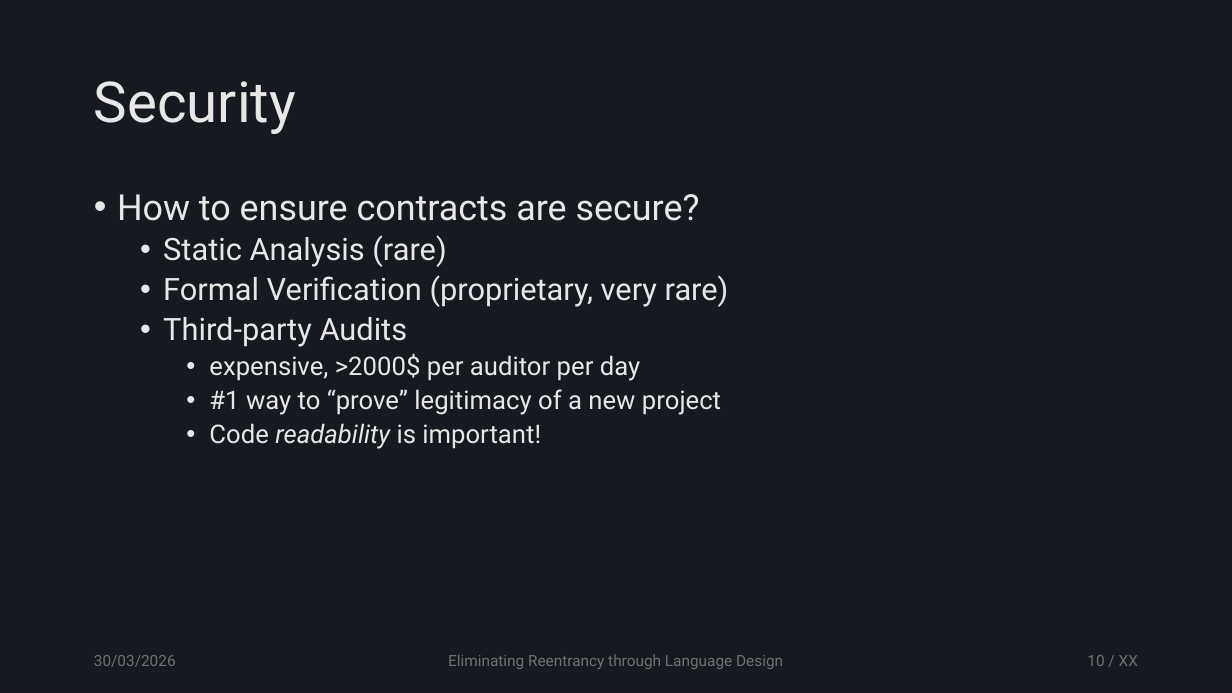
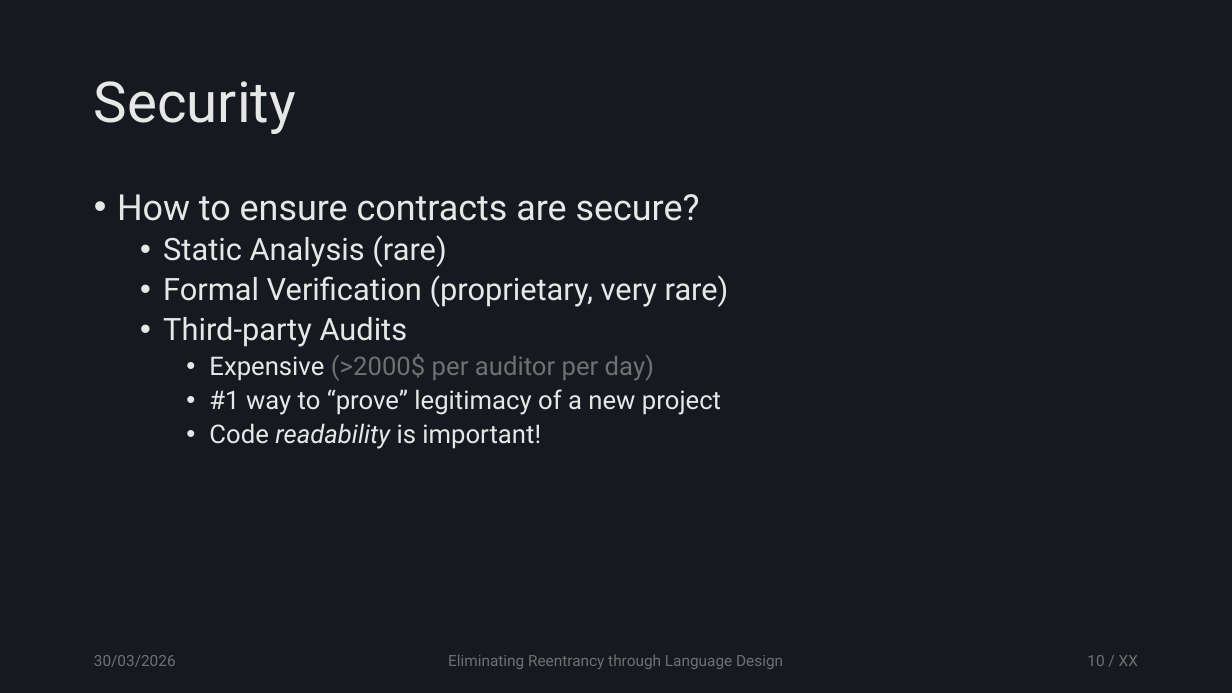
Before and after one commit to tzann/thesis, a slide deck: slide 10 of doc/presentation/Thesis.pptx. Drawn at 1232x693 pixels with LibreOffice and Linux fonts; fonts in the diff are those of the drawing. Boxes give left, top, right and bottom in pixels: in the first picture for what was removed or moved away, otherwise in the second. Text is boxed around its words. In the diff, an @@ line names an element or a change of style, - is before the commit and + after.

```diff
--- a/doc/presentation/Thesis.pptx
+++ b/doc/presentation/Thesis.pptx
@@ text at (209,354,654,381): text changed; text colour #E7E7E7 to #707070 @@
-    • expensive, >2000$ per auditor per day
+    • Expensive (>2000$ per auditor per day)
```
Also in this commit, not shown: 7 other slides changed, 1 slide added.
